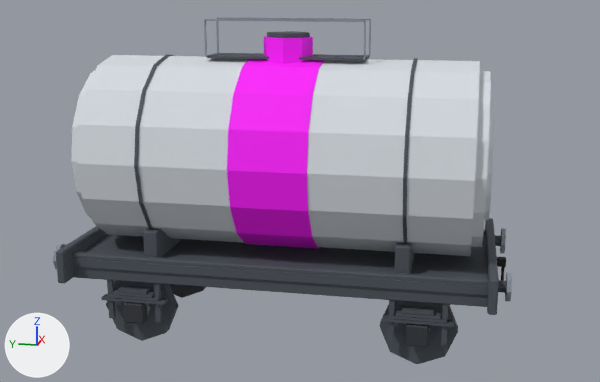
What one commit did to the glTF model public/models/terra/wagon_citerne.glb.
Before and after are seen from a 50 mm lens placed at (-9.87, -2.12, 4.28), pointed at (0.01, -0.14, 1.81). The axes (+X, +Y, +Z) are drawn at lower left. The lights are the same throughout. The first picture is the older version. Vertices at exactly the same position are counted once.

Script lines for the objects in view, before the commit:
```python
me_pieces_acier_010 = bpy.data.meshes.new('pieces_acier.010')
me_pieces_acier_010.from_pydata(...)  # 200 vertices, 316 faces; spans x -1.04..1.29, y -2.7..2.7, z 0.88..3.91
me_pieces_acier_010.materials.append(mat_acier)  # grey #8a929c
me_pieces_acier_sombre_010 = bpy.data.meshes.new('pieces_acier_sombre.010')
me_pieces_acier_sombre_010.from_pydata(...)  # 512 vertices, 864 faces; spans x -1.25..1.25, y -2.65..2.65, z 0.35..3.75
me_pieces_acier_sombre_010.materials.append(mat_acier_sombre)  # dark grey #4a5058
me_pieces_noir_010 = bpy.data.meshes.new('pieces_noir.010')
me_pieces_noir_010.from_pydata(...)  # 64 vertices, 112 faces; spans x -0.05..0.05, y -2.68..2.68, z 0.8..1.1
me_pieces_noir_010.materials.append(mat_noir)  # black #18191c
me_pieces_teinte_004 = bpy.data.meshes.new('pieces_teinte.004')
me_pieces_teinte_004.from_pydata(...)  # a 16-sided cylinder along y spanning x -1.16..1.16, y -0.45..0.45, z 1.13..3.46; an 8-sided cylinder along z spanning x -0.3..0.3, y -0.3..0.3, z 3.4..3.7
me_pieces_teinte_004.materials.append(mat_teinte)  # pink #ff00ff
ob_pieces_acier_008 = bpy.data.objects.new('pieces_acier.008', me_pieces_acier_010)
ob_pieces_acier_008.location = (0.0, 0.0, 0.0)
ob_pieces_acier_sombre_008 = bpy.data.objects.new('pieces_acier_sombre.008', me_pieces_acier_sombre_010)
ob_pieces_acier_sombre_008.location = (0.0, 0.0, 0.0)
ob_pieces_noir_008 = bpy.data.objects.new('pieces_noir.008', me_pieces_noir_010)
ob_pieces_noir_008.location = (0.0, 0.0, 0.0)
ob_pieces_teinte_002 = bpy.data.objects.new('pieces_teinte.002', me_pieces_teinte_004)
ob_pieces_teinte_002.location = (0.0, 0.0, 0.0)
# also in view: 'roues_ar_acier_sombre.008' at (0.0, 1.7, 0.45); 'pieces_fonte.008' at (0.0, 0.0, 0.45); 'pieces_citerne.002' at (0.0, 0.0, 2.3); 'roues_av_acier_sombre.008' at (0.0, -1.7, 0.45)
```
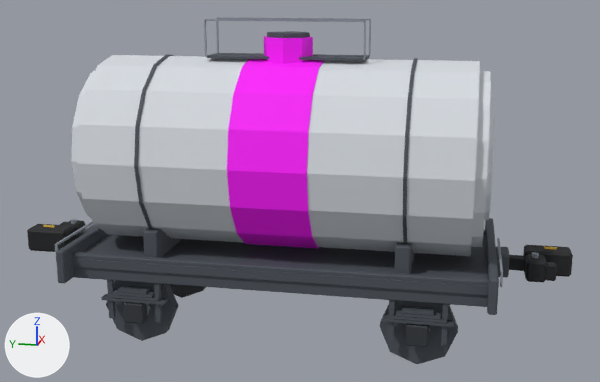
Edits to the bpy script that builds the scene:
```text
Change me_pieces_acier_010:
    remove me_pieces_acier_010.from_pydata(...)  # 200 vertices, 316 faces; spans x -1.04..1.29, y -2.7..2.7, z 0.88..3.91
    add me_pieces_acier_010.from_pydata(...)  # 168 vertices, 252 faces; spans x -1.16..1.29, y -2.59..2.59, z 1.15..3.91
    me_pieces_acier_010 part 1: a new loose piece, a box spanning x -1.15..0.1, y -2.592..-2.567, z 1.287..1.312, in mat_acier (grey #8a929c)
    me_pieces_acier_010 part 2: a new loose piece, a box spanning x -1.15..0.1, y 2.567..2.592, z 1.287..1.312, in mat_acier (grey #8a929c)
    me_pieces_acier_010 part 3: the loose piece of 16 vertices spanning x -1.04..-0.7, y -2.7..-2.65, z 0.88..1.22 is deleted
    me_pieces_acier_010 part 4: the loose piece of 16 vertices spanning x 0.7..1.04, y -2.7..-2.65, z 0.88..1.22 is deleted
    me_pieces_acier_010 part 5: the loose piece of 16 vertices spanning x -1.04..-0.7, y 2.65..2.7, z 0.88..1.22 is deleted
    other edits to the shape of me_pieces_acier_010 do not show in these pictures
Change me_pieces_acier_sombre_010:
    remove me_pieces_acier_sombre_010.from_pydata(...)  # 512 vertices, 864 faces; spans x -1.25..1.25, y -2.65..2.65, z 0.35..3.75
    add me_pieces_acier_sombre_010.from_pydata(...)  # 448 vertices, 752 faces; spans x -1.25..1.25, y -2.55..2.55, z 0.35..3.75
    me_pieces_acier_sombre_010 part 6: the loose piece of 16 vertices spanning x -0.94..-0.81, y -2.65..-2.5, z 0.98..1.12 is deleted
    me_pieces_acier_sombre_010 part 7: the loose piece of 16 vertices spanning x 0.81..0.94, y -2.65..-2.5, z 0.98..1.12 is deleted
    other edits to the shape of me_pieces_acier_sombre_010 do not show in these pictures
Remove ob_pieces_noir_008:
    ob_pieces_noir_008 = bpy.data.objects.new('pieces_noir.008', me_pieces_noir_010)
Add ob_attelage_av_noir_004:
    ob_attelage_av_noir_004 = bpy.data.objects.new('attelage_av_noir.004', me_attelage_av_noir_006)  # 96 vertices, 176 faces; spans x -0.31..0.31, y -3.45..-2.71, z 0.9..1.2; in mat_noir (black #18191c)
    ob_attelage_av_noir_004.location = (0.0, 0.0, 0.0)
Add ob_attelage_av_jaune_004:
    ob_attelage_av_jaune_004 = bpy.data.objects.new('attelage_av_jaune.004', me_attelage_av_jaune_006)  # a box spanning x 0.145..0.175, y -3.275..-3.125, z 1.19..1.22; in mat_jaune (yellow #e0b83a)
    ob_attelage_av_jaune_004.location = (0.0, 0.0, 0.0)
Add ob_attelage_av_acier_sombre_004:
    ob_attelage_av_acier_sombre_004 = bpy.data.objects.new('attelage_av_acier_sombre.004', me_attelage_av_acier_sombre_006)  # 24 vertices, 44 faces; spans x -0.175..0.175, y -2.71..-2.55, z 0.91..1.19; in mat_acier_sombre (dark grey #4a5058)
    ob_attelage_av_acier_sombre_004.location = (0.0, 0.0, 0.0)
Add ob_attelage_av_acier_004:
    ob_attelage_av_acier_004 = bpy.data.objects.new('attelage_av_acier.004', me_attelage_av_acier_006)  # an 8-sided cylinder along z spanning x -0.19..-0.11, y -3.04..-2.96, z 1.18..1.23; in mat_acier (grey #8a929c)
    ob_attelage_av_acier_004.location = (0.0, 0.0, 0.0)
Add ob_attelage_ar_noir_006:
    ob_attelage_ar_noir_006 = bpy.data.objects.new('attelage_ar_noir.006', me_attelage_ar_noir_010)  # 96 vertices, 176 faces; spans x -0.31..0.31, y 2.71..3.45, z 0.9..1.2; in mat_noir (black #18191c)
    ob_attelage_ar_noir_006.location = (0.0, 0.0, 0.0)
Add ob_attelage_ar_jaune_006:
    ob_attelage_ar_jaune_006 = bpy.data.objects.new('attelage_ar_jaune.006', me_attelage_ar_jaune_010)  # a box spanning x -0.175..-0.145, y 3.125..3.275, z 1.19..1.22; in mat_jaune (yellow #e0b83a)
    ob_attelage_ar_jaune_006.location = (0.0, 0.0, 0.0)
Add ob_attelage_ar_acier_sombre_006:
    ob_attelage_ar_acier_sombre_006 = bpy.data.objects.new('attelage_ar_acier_sombre.006', me_attelage_ar_acier_sombre_010)  # 24 vertices, 44 faces; spans x -0.175..0.175, y 2.55..2.71, z 0.91..1.19; in mat_acier_sombre (dark grey #4a5058)
    ob_attelage_ar_acier_sombre_006.location = (0.0, 0.0, 0.0)
Add ob_attelage_ar_acier_006:
    ob_attelage_ar_acier_006 = bpy.data.objects.new('attelage_ar_acier.006', me_attelage_ar_acier_010)  # an 8-sided cylinder along z spanning x 0.11..0.19, y 2.96..3.04, z 1.18..1.23; in mat_acier (grey #8a929c)
    ob_attelage_ar_acier_006.location = (0.0, 0.0, 0.0)
```

What differs and where, as boxes (x1, y1, x2, y2) in the pictures (600 x 382 px):
'attelage_av_noir.004', added (black): after (509, 245, 573, 282)
'pieces_acier.008', reshaped: before (53, 17, 512, 301); after (55, 17, 503, 287)
'attelage_ar_noir.006', added (black): after (27, 220, 86, 252)
'attelage_av_acier_sombre.004', added: after (496, 247, 510, 278)
'pieces_noir.008', deleted (mostly hidden): before (497, 257, 506, 281)
'attelage_av_acier.004', added: after (531, 252, 539, 258)
'attelage_ar_acier_sombre.006', added (mostly hidden): after (84, 224, 96, 233)
'attelage_ar_acier.006', added: after (71, 219, 77, 224)
'attelage_av_jaune.004', added: after (544, 247, 557, 250)
'attelage_ar_jaune.006', added: after (43, 225, 55, 228)
part 1 of me_pieces_acier_010, added: after (497, 238, 503, 273)
part 2 of me_pieces_acier_010, added: after (55, 221, 93, 245)
part 3 of me_pieces_acier_010, deleted: before (505, 272, 512, 301)
part 4 of me_pieces_acier_010, deleted: before (500, 228, 506, 253)
part 5 of me_pieces_acier_010, deleted: before (53, 244, 66, 270)
part 6 of me_pieces_acier_sombre_010, deleted: before (498, 280, 507, 293)
part 7 of me_pieces_acier_sombre_010, deleted: before (495, 235, 501, 246)
